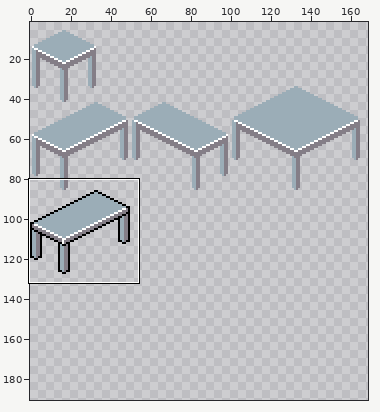
Two versions of one sprite sheet, Assets/Sprites/furniture_spritesheet.png. Above: a wide view before the commit, with the close-up outlined.
Close-up. As it was:
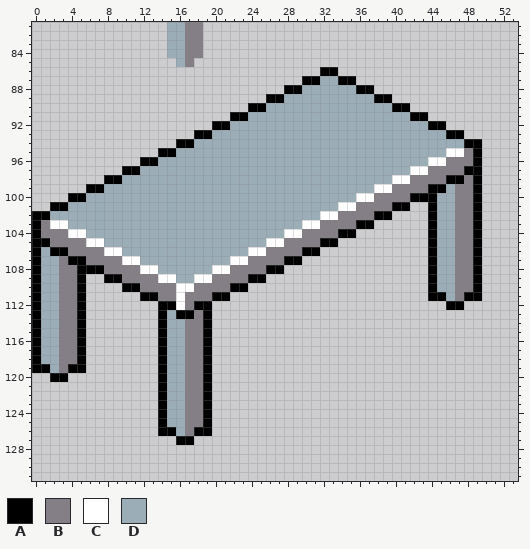
The file is 256x256 pixels. Shown: x 0..53, y 81..131. The wide view leaves out empty margins. The commit also changed other parts of the picture, which this record leaves out.
Palette (. is transparent): A #000000  B #847e87  C #ffffff  D #9badb7
Pixels before (only the part around the change), first column x 0:
 81 ...............DDBB...................................
 82 ...............DDBB...................................
 83 ...............DDBB...................................
 84 ...............DDBB...................................
 85 ................DB....................................
 86 ................................AA....................
 87 ..............................AADDAA..................
 88 ............................AADDDDDDAA................
 89 ..........................AADDDDDDDDDDAA..............
 90 ........................AADDDDDDDDDDDDDDAA............
 91 ......................AADDDDDDDDDDDDDDDDDDAA..........
 92 ....................AADDDDDDDDDDDDDDDDDDDDDDAA........
 93 ..................AADDDDDDDDDDDDDDDDDDDDDDDDDDAA......
 94 ................AADDDDDDDDDDDDDDDDDDDDDDDDDDDDDDAA....
 95 ..............AADDDDDDDDDDDDDDDDDDDDDDDDDDDDDDCCBA....
 96 ............AADDDDDDDDDDDDDDDDDDDDDDDDDDDDDDCCBBBA....
 97 ..........AADDDDDDDDDDDDDDDDDDDDDDDDDDDDDDCCBBBBAA....
 98 ........AADDDDDDDDDDDDDDDDDDDDDDDDDDDDDDCCBBBBAABA....
 99 ......AADDDDDDDDDDDDDDDDDDDDDDDDDDDDDDCCBBBBAADBBA....
100 ....AADDDDDDDDDDDDDDDDDDDDDDDDDDDDDDCCBBBBAAADDBBA....
101 ..AADDDDDDDDDDDDDDDDDDDDDDDDDDDDDDCCBBBBAA..ADDBBA....
102 AADDDDDDDDDDDDDDDDDDDDDDDDDDDDDDCCBBBBAA....ADDBBA....
103 ABCCDDDDDDDDDDDDDDDDDDDDDDDDDDCCBBBBAA......ADDBBA....
104 ABBBCCDDDDDDDDDDDDDDDDDDDDDDCCBBBBAA........ADDBBA....
105 AABBBBCCDDDDDDDDDDDDDDDDDDCCBBBBAA..........ADDBBA....
106 ADAABBBBCCDDDDDDDDDDDDDDCCBBBBAA............ADDBBA....
107 ADDBAABBBBCCDDDDDDDDDDCCBBBBAA..............ADDBBA....
108 ADDBBAAABBBBCCDDDDDDCCBBBBAA................ADDBBA....
109 ADDBBA..AABBBBCCDDCCBBBBAA..................ADDBBA....
110 ADDBBA....AABBBBCCBBBBAA....................ADDBBA....
111 ADDBBA......AABBCBBBAA......................AADBAA....
112 ADDBBA........AACBAA..........................AA......
113 ADDBBA........ADAABA..................................
114 ADDBBA........ADDBBA..................................
115 ADDBBA........ADDBBA..................................
116 ADDBBA........ADDBBA..................................
117 ADDBBA........ADDBBA..................................
118 ADDBBA........ADDBBA..................................
119 AADBAA........ADDBBA..................................
120 ..AA..........ADDBBA..................................
121 ..............ADDBBA..................................
122 ..............ADDBBA..................................
123 ..............ADDBBA..................................
124 ..............ADDBBA..................................
125 ..............ADDBBA..................................
126 ..............AADBAA..................................
127 ................AA....................................
128 ......................................................
129 ......................................................
130 ......................................................
After the commit:
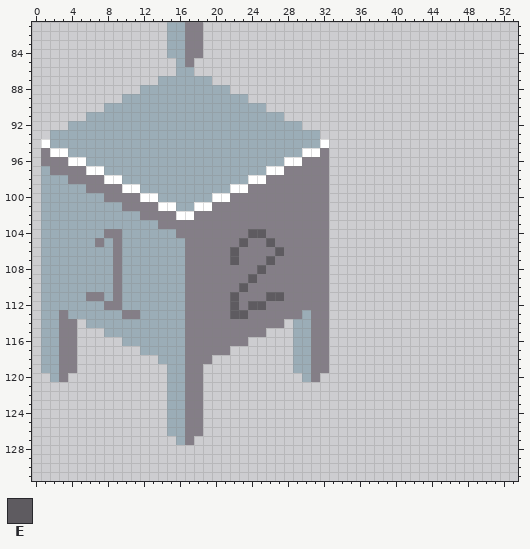
Colours new in this view: E #5e5b60
Diff:
Changed rows in their new state; - is an unchanged pixel.
first column x 0:
 86 ----------------DD--------------..----------------
 87 --------------DDDDDD----------......--------------
 88 ------------DDDDDDDDDD------..........------------
 89 ----------DDDDDDDDDDDDDD--..............----------
 90 --------DDDDDDDDDDDDDDDDDD................--------
 91 ------DDDDDDDDDDDDDDDDDD----................------
 92 ----DDDDDDDDDDDDDDDDDD--------................----
 93 --DDDDDDDDDDDDDDDDDD------------................--
 94 -CDDDDDDDDDDDDDDDD--------------C.................
 95 -BCCDDDDDDDDDDDD--------------CCB.................
 96 -BBBCCDDDDDDDD--------------CCBBB.................
 97 -DBBBBCCDDDD--------------CCBBBBB.................
 98 -DDDBBBBCC--------------CCBBBBBBB.................
 99 -DDDDDBBBBCC----------CCBBBBBBBBB.................
100 -DDDDD--BBBBCC------CCBBBBBBBBBBB.................
101 -DDD------BBBBCC--CCBBBBBBBBBBBBB.........--......
102 .D----------BBBBCCBBBBBBBBBBBBBBB.......----......
103 .DDD----------BBBBBBBBBBBBBBBBBB-.....------......
104 .DDDDD--BB------BBBBBBBBEEBBBB---...--------......
105 .DDDDDDB-B-------BBBBBBEBBEB----B.----------......
106 .-DDDDDDDB-------BBBBBEBBB-E--BBB-----------......
107 .--DDDDDD-DD-----BBBBBEB--E-BBBBB-----------......
108 .--DDDDDD-DDDD---BBBBB---EBBBBBBB-----------......
109 .--DDDDDDBDDDDDD-BBB----EBBBBBBBB-----------......
110 .--DDDDDDBDDDDDDDB----BEBBBBBBBBB-----------......
111 .--DDDBBDBDDDDDDD---BBEBBBEEBBBBB-----------......
112 .--DDDDDBBDDDDDDD-BBBBEBEEBBBBBBB-------------..--
113 .---DDDDDDBBDDD-DB-BBBEEBBBBBBDBB-----------------
114 .----.DDDDDDDDD----BBBBBBBBB-DDBB-----------------
115 .----.--DDDDDDD----BBBBBBB---DDBB-----------------
116 .----.----DDDDD----BBBBB-----DDBB-----------------
117 .----.------DDD----BBB-------DDBB-----------------
118 .----.--------D----B---------DDBB-----------------
119 .D--B.--------.----.---------DDBB-----------------
120 --DB----------.----.----------DB------------------
121 --------------.----.------------------------------
122 --------------.----.------------------------------
123 --------------.----.------------------------------
124 --------------.----.------------------------------
125 --------------.----.------------------------------
126 --------------.D--B.------------------------------
127 ----------------DB--------------------------------
Where, in picture pixels (left, top, right, bottom), the same in both close-ups:
changed: (32, 67, 482, 445)
